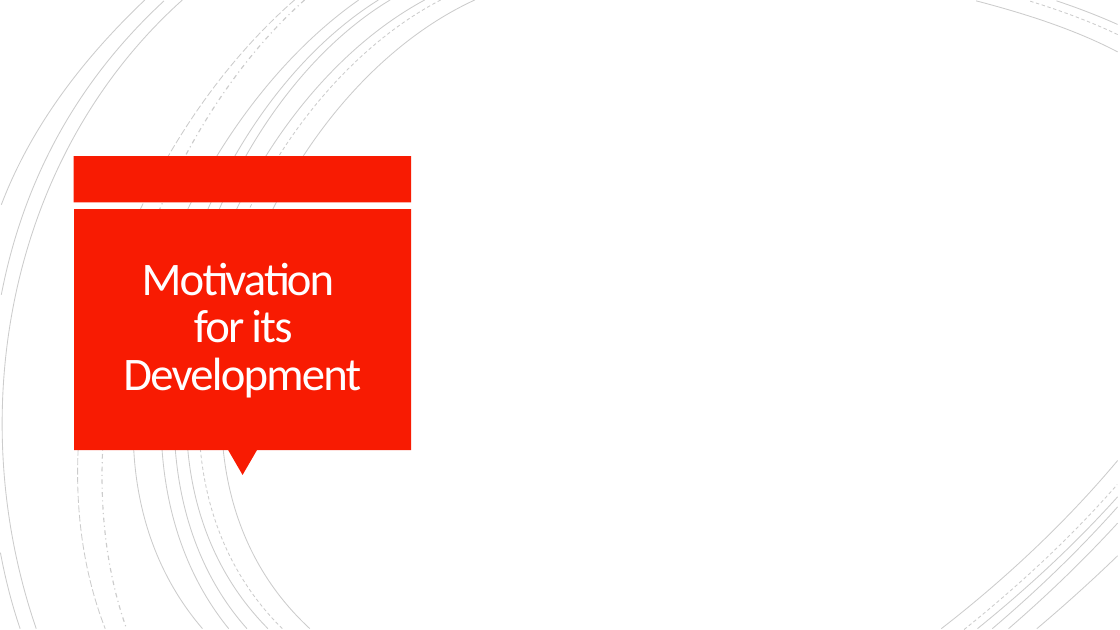
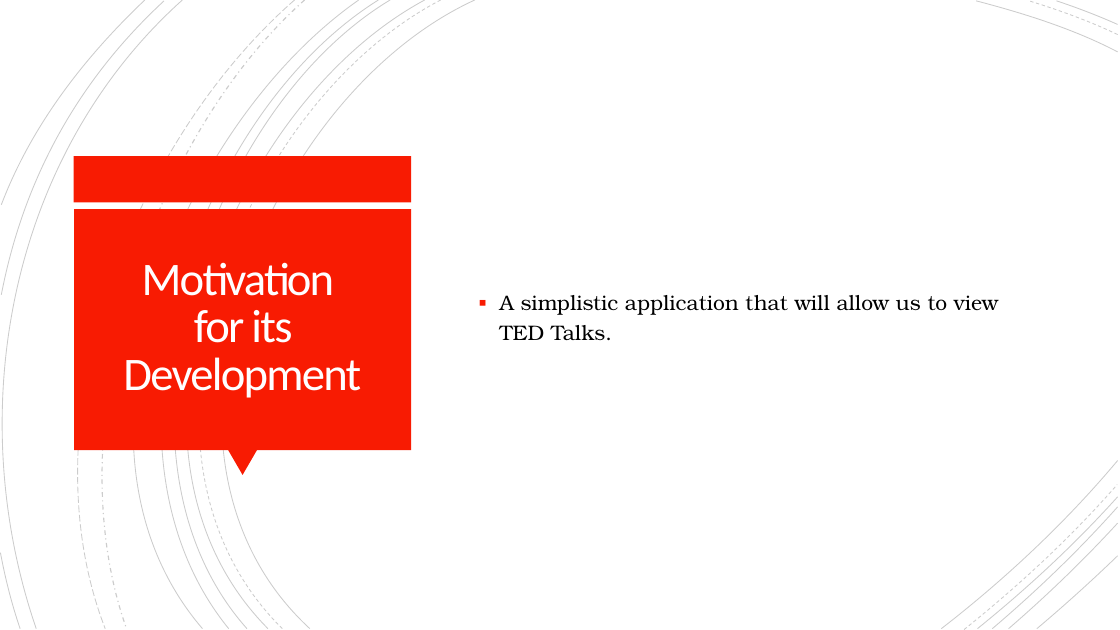
Before and after one commit to TED-2/TED-, a slide deck: slide 5 of Presentation/TED².pptx. Drawn at 1120x630 pixels with LibreOffice and Linux fonts; fonts in the diff are those of the drawing. Boxes give left, top, right and bottom in pixels: in the first picture for what was removed or moved away, otherwise in the second. Text is boxed around its words. In the diff, an @@ line names an element or a change of style, - is before the commit and + after.

```diff
--- a/Presentation/TED².pptx
+++ b/Presentation/TED².pptx
@@ text added at [500,295,998,341], 18 pt, text #000000 @@
+▪ A simplistic application that will allow us to view TED Talks.
```
Also in this commit, not shown: 4 other slides changed, 2 slides removed, 2 other files.
